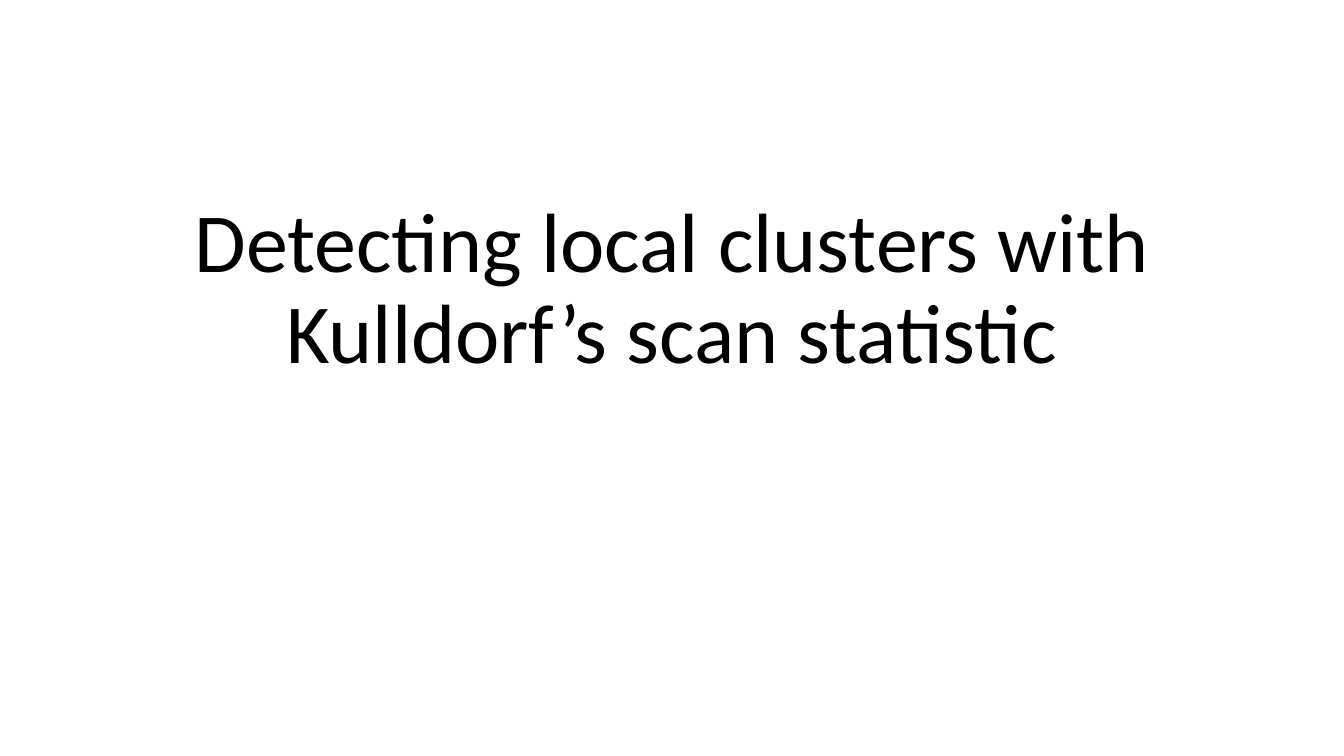
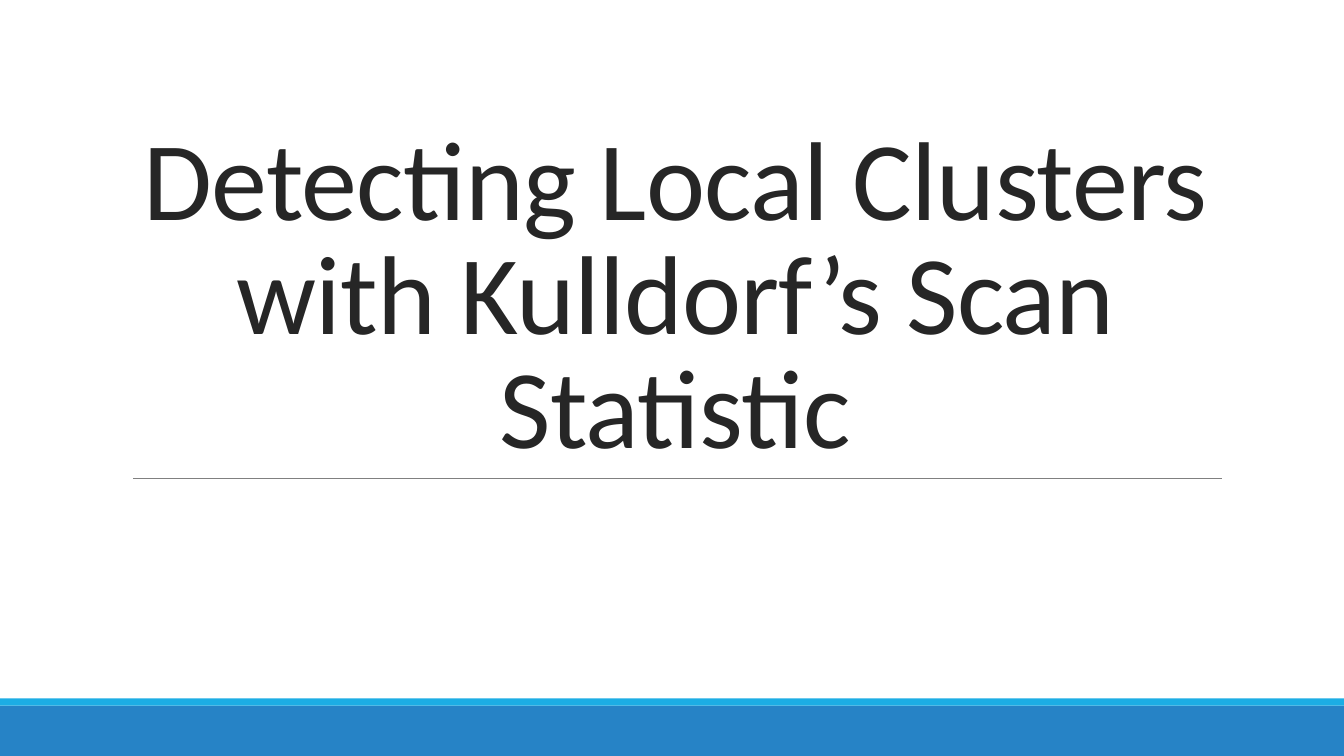
Before and after one commit to ethely/HughSt.github.io, a slide deck: slide 1 of course_materials/week4/Slides/Kulldrof Scan statistic.pptx. Drawn at 1344x756 pixels with LibreOffice and Linux fonts; fonts in the diff are those of the drawing. Boxes give left, top, right and bottom in pixels: in the first picture for what was removed or moved away, otherwise in the second. Text is boxed around its words. In the diff, an @@ line names an element or a change of style, - is before the commit and + after.

```diff
--- a/course_materials/week4/Slides/Kulldrof Scan statistic.pptx
+++ b/course_materials/week4/Slides/Kulldrof Scan statistic.pptx
@@ title at <box>143,142,1208,449</box>: text changed; size 60 to 80 pt; text colour #000000 to #262626 @@
-Detecting local clusters with Kulldorf’s scan statistic
+Detecting Local Clusters with Kulldorf’s Scan Statistic
@@ line added from (133, 479) to (1222, 479), #808080 0.5 pt @@
@@ rectangle added at <box>0,706,1344,756</box>, fill #2683C6 @@
@@ rectangle added at <box>0,699,1344,706</box>, fill #1CADE4 @@
```
Also in this commit, not shown: 8 other slides changed, 2 slides added, 2 slides removed.
